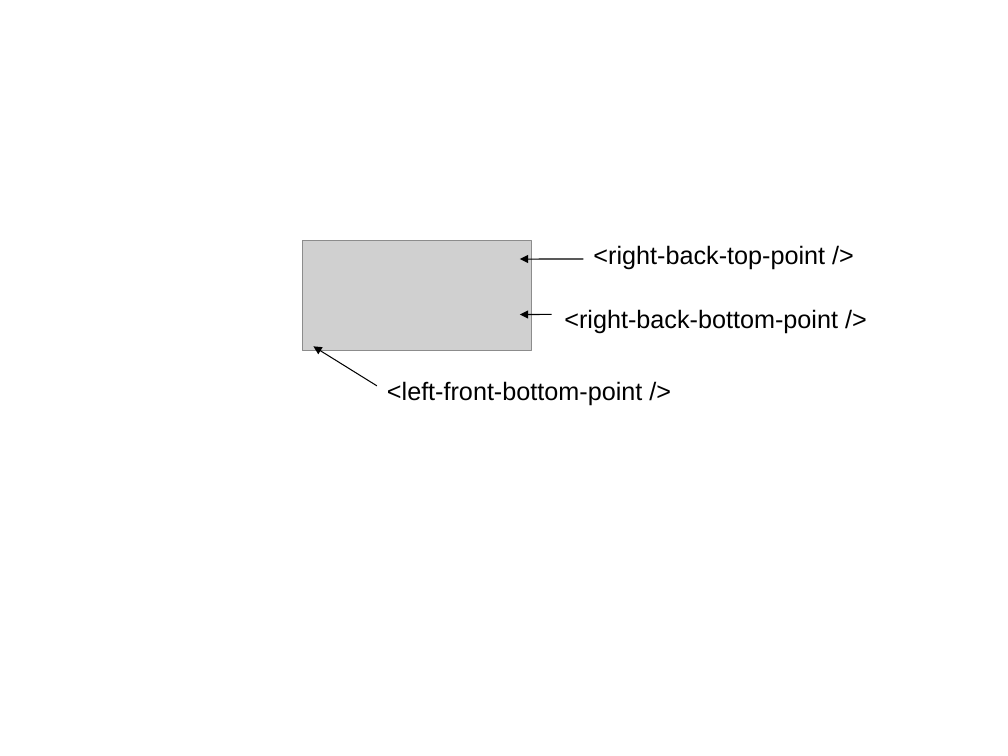
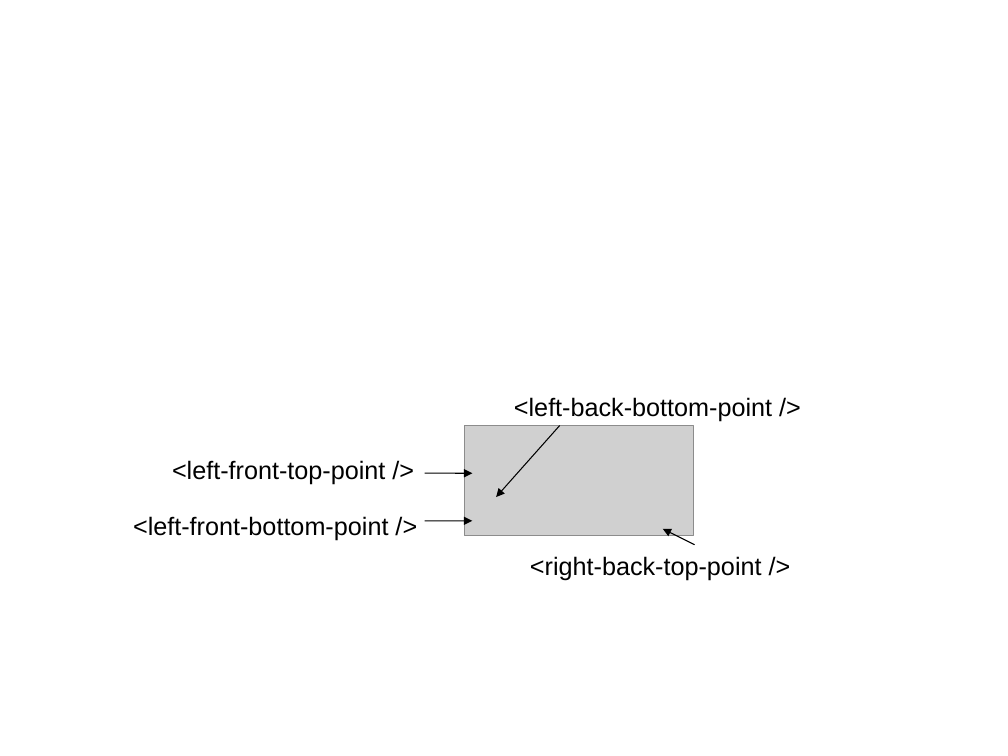
Before and after one commit to mantidproject/documents, a slide deck: slide 1 of Design/Geometry/cuboid.ppt. Drawn at 1008x756 pixels with LibreOffice and Linux fonts; fonts in the diff are those of the drawing; grey boxes stand for pictures. Boxes give left, top, right and bottom in pixels: in the first picture for what was removed or moved away, otherwise in the second. Text is boxed around its words. In the diff, an @@ line names an element or a change of style, - is before the commit and + after.

```diff
--- a/Design/Geometry/cuboid.ppt
+++ b/Design/Geometry/cuboid.ppt
@@ arrow removed from (584, 259) to (520, 259) @@
@@ arrow removed from (551, 314) to (520, 314) @@
@@ arrow removed from (377, 386) to (313, 347) @@
@@ text at (514,397,772,421): text changed @@
-<right-back-bottom-point />
+<left-back-bottom-point />
@@ picture: place and size @@
-picture at (302,241,531,351)
+picture at (465,425,694,535)
@@ arrow added from (559, 425) to (496, 497), #000000 0.74 pt @@
@@ text added at (172,460,385,485), 18 pt, text #000000 @@
+<left-front-top-point />
@@ arrow added from (424, 473) to (473, 473), #000000 0.74 pt @@
@@ text "<left-front-bottom-point />": place and size @@
-text "<left-front-bottom-point />" at (387,381,642,406)
+text "<left-front-bottom-point />" at (133,516,388,541)
@@ arrow added from (424, 521) to (473, 521), #000000 0.74 pt @@
@@ arrow added from (695, 544) to (662, 529), #000000 0.74 pt @@
@@ text "<right-back-top-point />": place and size @@
-text "<right-back-top-point />" at (593,245,825,270)
+text "<right-back-top-point />" at (530,556,762,580)
```
Also in this commit, not shown: 1 other file.
